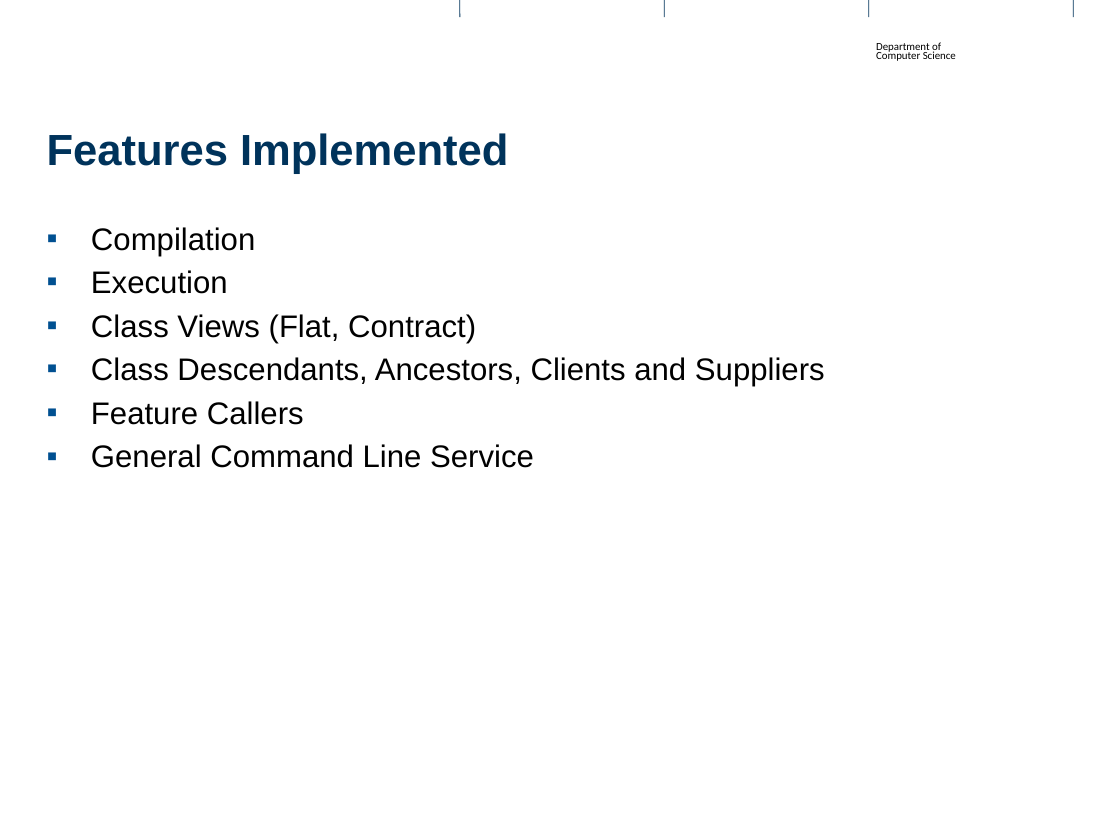
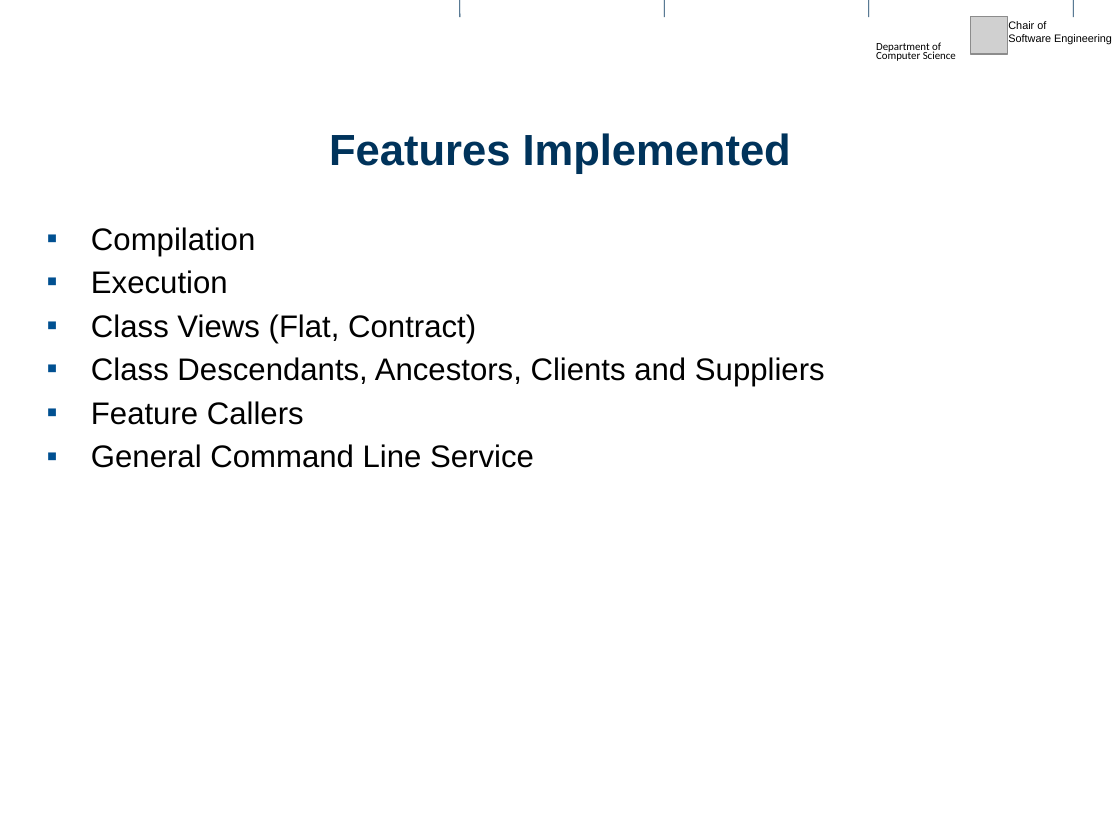
Before and after one commit to kediamanav/Mantra, a slide deck: slide 7 of server_app/my_project.pptx (slide 4 before the commit). Drawn at 1120x840 pixels with LibreOffice and Linux fonts; fonts in the diff are those of the drawing; grey boxes stand for pictures; background and template pictures are left out. Boxes give left, top, right and bottom in pixels: in the first picture for what was removed or moved away, otherwise in the second. Text is boxed around its words. In the diff, an @@ line names an element or a change of style, - is before the commit and + after.

```diff
--- a/server_app/my_project.pptx
+++ b/server_app/my_project.pptx
@@ picture added at (971, 17, 1008, 55) @@
@@ text added at (1008, 21, 1112, 44), 7 pt, text #000000 @@
+Chair of
+Software Engineering
@@ title "Features Implemented" at (329, 133, 791, 174): alignment left to centre @@
```
Also in this commit, not shown: 13 other slides changed, 2 slides added, 4 slides removed, 4 other files.
